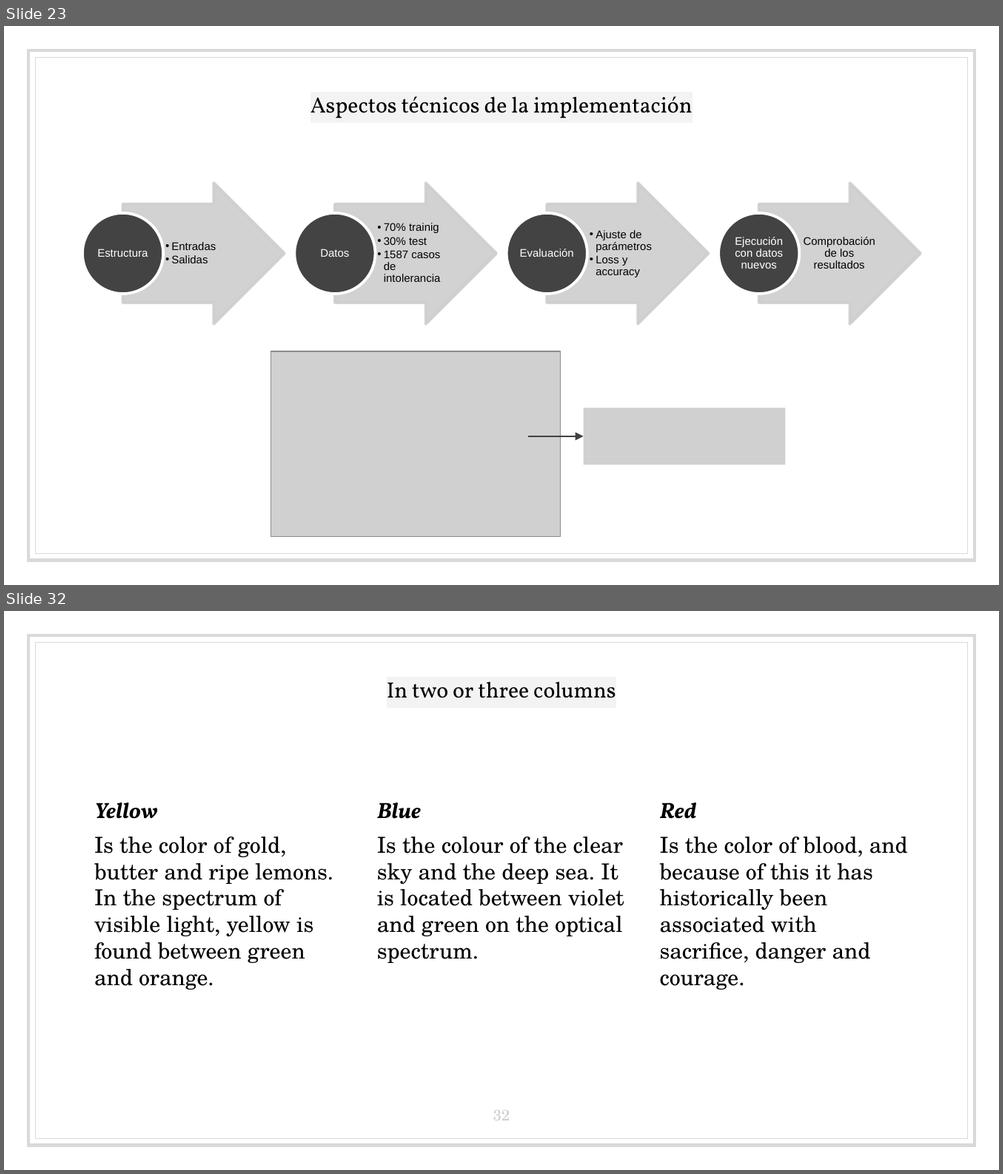
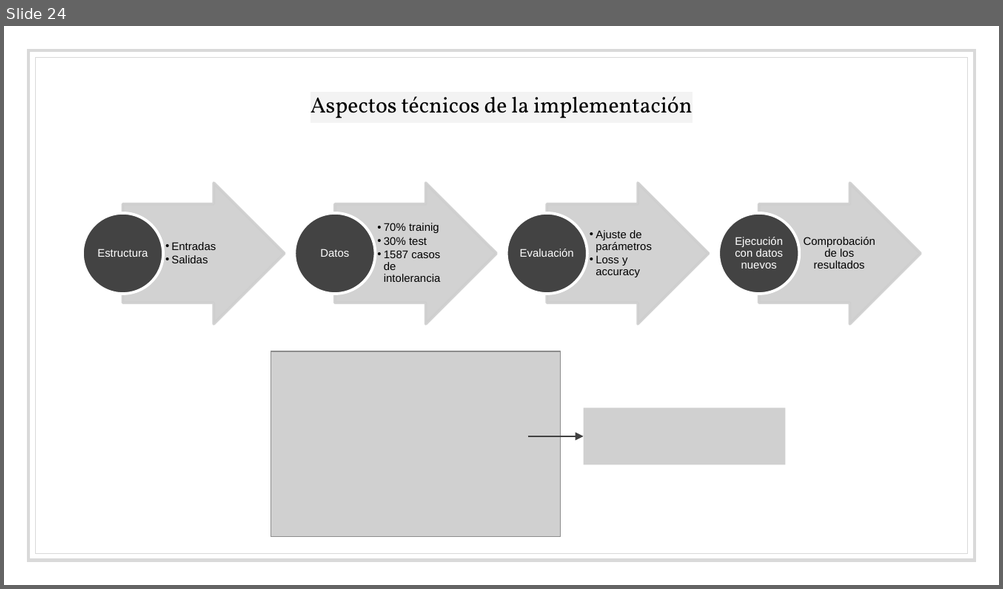
Before and after one commit to bserranoanton/TFG-mates, a slide deck: Defensa/transparenciasDefensa.pptx. Shown one above the other, each under a label of ours: slides 23 and 32 before the commit, slide 24 after it; the slides between them are not shown. The pictures are 1003x1174 and 1003x589 pixels, drawn with LibreOffice and Linux fonts; fonts in the diff are those of the drawing; grey boxes stand for pictures. Boxes give left, top, right and bottom in pixels: in the first picture for what was removed or moved away, otherwise in the second. Text is boxed around its words. In the diff, an @@ line names an element or a change of style, - is before the commit and + after.

```diff
--- a/Defensa/transparenciasDefensa.pptx
+++ b/Defensa/transparenciasDefensa.pptx
@@ slide 32 removed at box(4, 611, 999, 1170), background #FFFFFF; not listed: 2 template elements that a slide beside it also shows @@
@@ title removed at box(387, 681, 615, 698) @@
-In two or three columns
@@ text removed at box(94, 803, 333, 990) @@
-Yellow
-Is the color of gold, butter and ripe lemons. In the spectrum of visible light, yellow is found between green and orange.
@@ text removed at box(377, 803, 624, 963) @@
-Blue
-Is the colour of the clear sky and the deep sea. It is located between violet and green on the optical spectrum.
@@ text removed at box(660, 803, 908, 990) @@
-Red
-Is the color of blood, and because of this it has historically been associated with sacrifice, danger and courage.
@@ page number removed at box(493, 1111, 510, 1121) @@
-32
@@ what was slide 23 is now slide 24 @@
```
Also in this commit, not shown: 1 slide changed, 3 slides added, 27 other slides removed, 5 other files.
